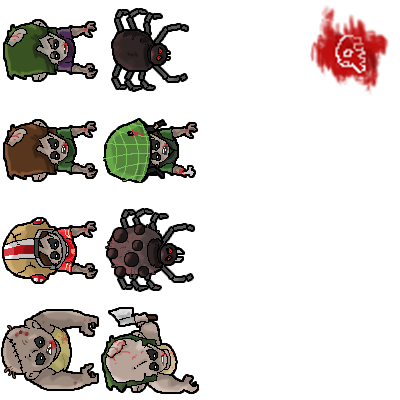
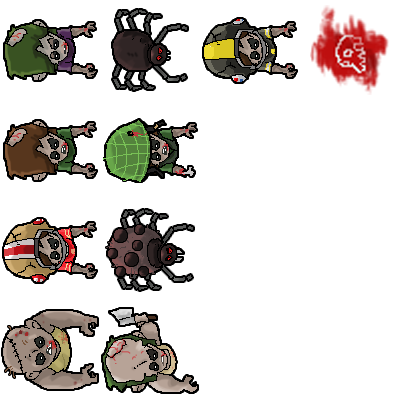
Before/after of a (400, 400) layered artwork. What changed in the layer stack:
added layer "Layer 1" above "cadavre" over [202,17,298,84]
